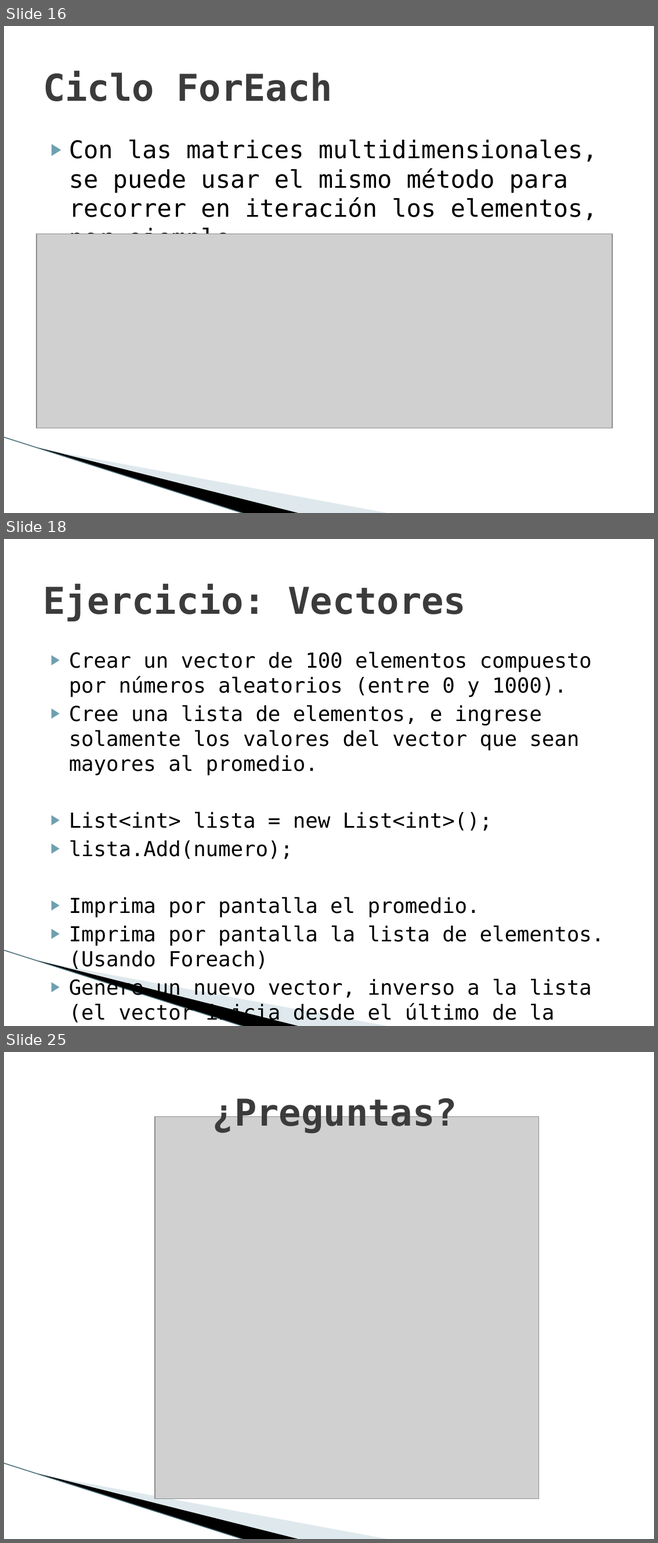
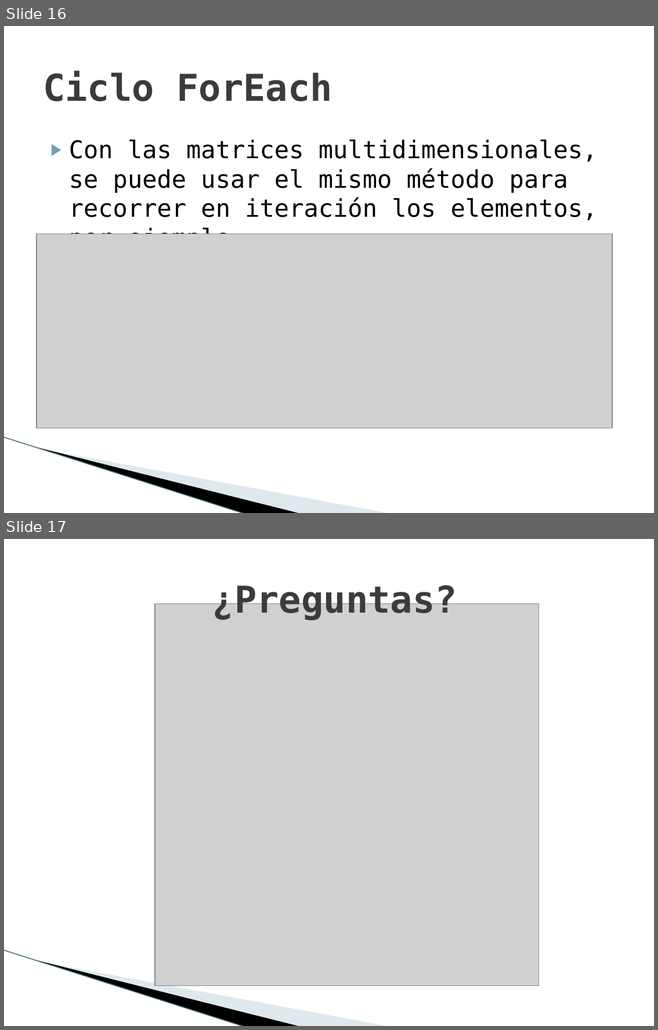
Before and after one commit to maxilovera/net-basics, a slide deck: 7- C# Arreglos y listas/7- C# Arreglos y listas.pptx. Shown one above the other, each under a label of ours: slides 16, 18 and 25 before the commit, slides 16 and 17 after it; the slides between them are not shown. The pictures are 658x1543 and 658x1030 pixels, drawn with LibreOffice and Linux fonts; fonts in the diff are those of the drawing; grey boxes stand for pictures; background and template pictures are left out. Boxes give left, top, right and bottom in pixels: in the first picture for what was removed or moved away, otherwise in the second. Text is boxed around its words. In the diff, an @@ line names an element or a change of style, - is before the commit and + after.

Commit message:
Saque los ejercicios porq estan en el doc

```diff
--- a/7- C# Arreglos y listas/7- C# Arreglos y listas.pptx
+++ b/7- C# Arreglos y listas/7- C# Arreglos y listas.pptx
@@ slide 18 removed at [4, 539, 654, 1026], background #FFFFFF; not listed: 3 template elements that a slide beside it also shows @@
@@ title removed at [43, 584, 466, 621] @@
-Ejercicio: Vectores
@@ text removed at [69, 652, 604, 1024] @@
-▶ Crear un vector de 100 elementos compuesto por números aleatorios (entre 0 y 1000).
-▶ Cree una lista de elementos, e ingrese solamente los valores del vector que sean mayores al promedio.
-▶ List<int> lista = new List<int>();
-▶ lista.Add(numero);
-▶ Imprima por pantalla el promedio.
-▶ Imprima por pantalla la lista de elementos. (Usando Foreach)
-▶ Genere un nuevo vector, inverso a la lista (el vector inicia desde el último de la lista)
@@ what was slide 25 is now slide 17 @@
```
Also in this commit, not shown: 7 other slides removed.
